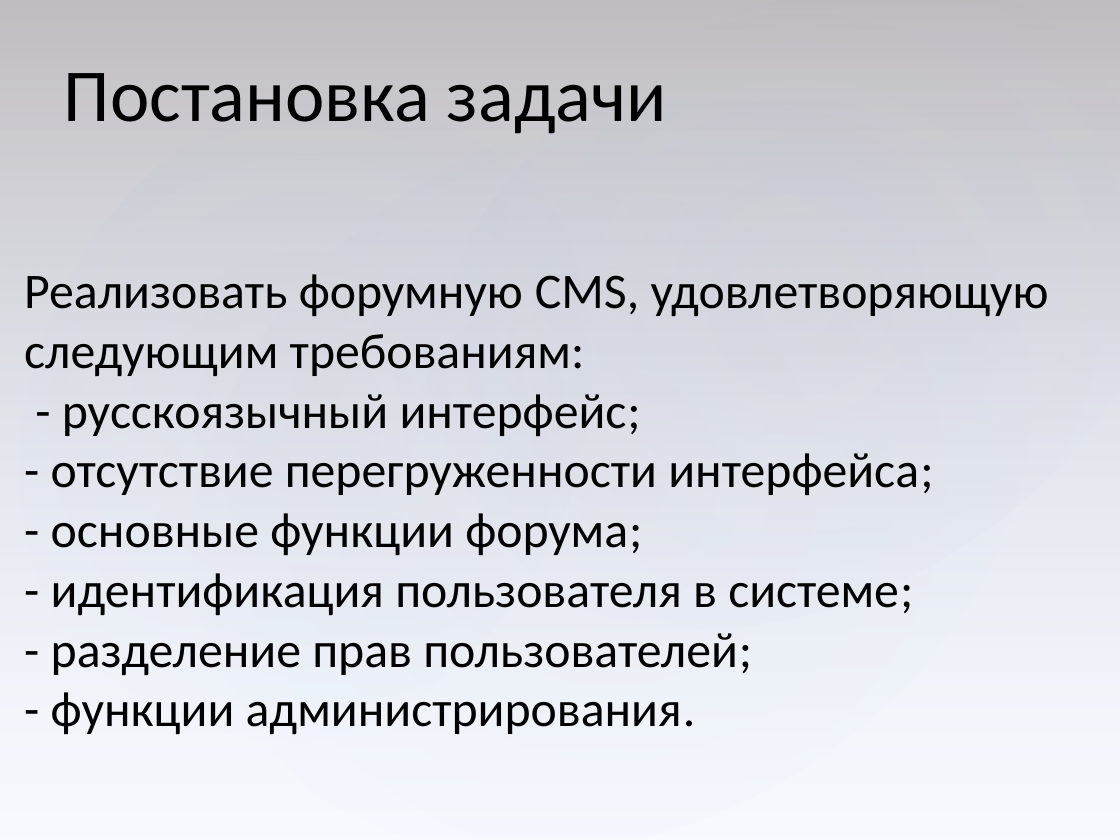
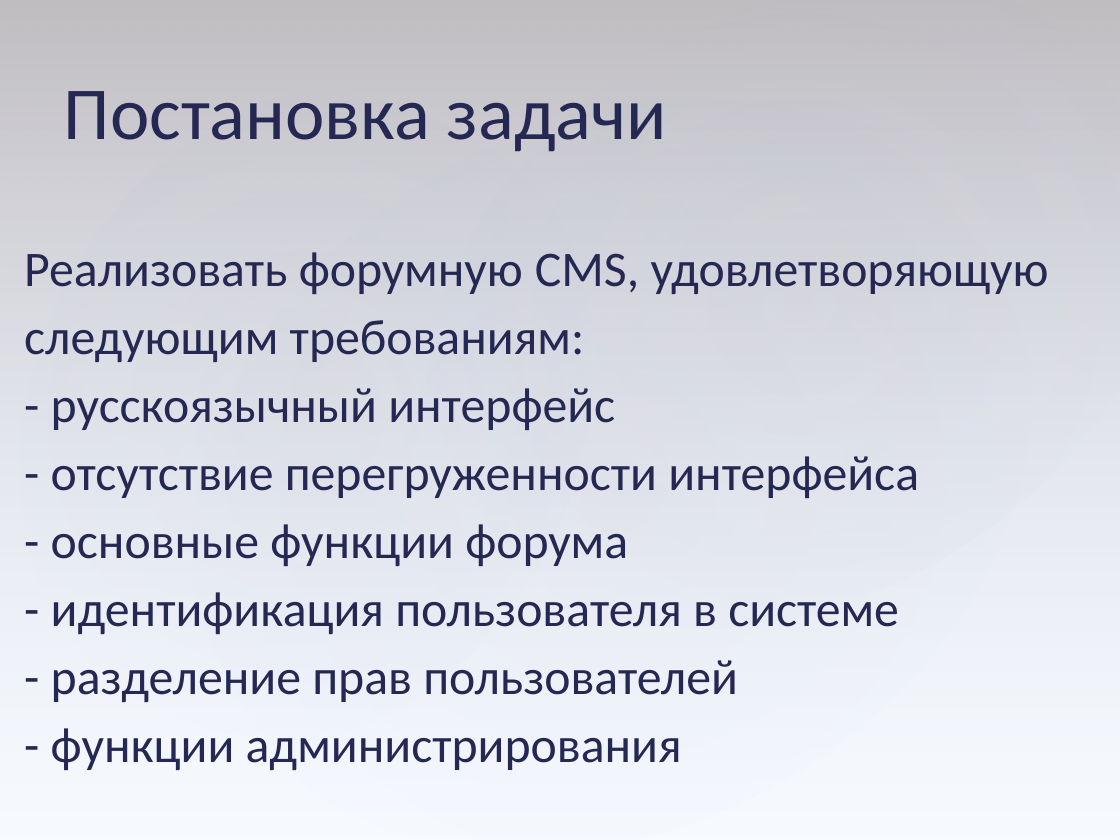
Before and after one commit to serpikovs/in40, a slide deck: slide 9 of !docs/common.pptx. Drawn at 1120x840 pixels with LibreOffice and Linux fonts; fonts in the diff are those of the drawing. Boxes give left, top, right and bottom in pixels: in the first picture for what was removed or moved away, otherwise in the second. Text is boxed around its words. In the diff, an @@ line names an element or a change of style, - is before the commit and + after.

```diff
--- a/!docs/common.pptx
+++ b/!docs/common.pptx
@@ text "Постановка задачи": place and size @@
-text "Постановка задачи" at [64,73,667,134]
+text "Постановка задачи" at [64,91,667,151]
@@ text "Постановка задачи" at [64,91,667,151]: text colour #000000 to #242852 @@
@@ text "Реализовать форумную CMS, удовлетворяющую следующим ...": place and size @@
-text "Реализовать форумную CMS, удовлетворяющую следующим ..." at [24,274,1049,735]
+text "Реализовать форумную CMS, удовлетворяющую следующим ..." at [24,252,1049,770]
@@ text at [24,252,1049,362]: text colour #000000 to #242852 in "Реализовать форумную CMS, удовлетворяющую следующим требован ..."; line spacing 1 to 1.14 @@
@@ text at [51,388,919,770]: text changed; text colour #000000 to #242852 @@
-- русскоязычный интерфейс;
-- отсутствие перегруженности интерфейса;
-- основные функции форума;
-- идентификация пользователя в системе;
-- разделение прав пользователей;
-- функции администрирования.
+- русскоязычный интерфейс
+- отсутствие перегруженности интерфейса
+- основные функции форума
+- идентификация пользователя в системе
+- разделение прав пользователей
+- функции администрирования
```
Also in this commit, not shown: 34 other slides changed.
